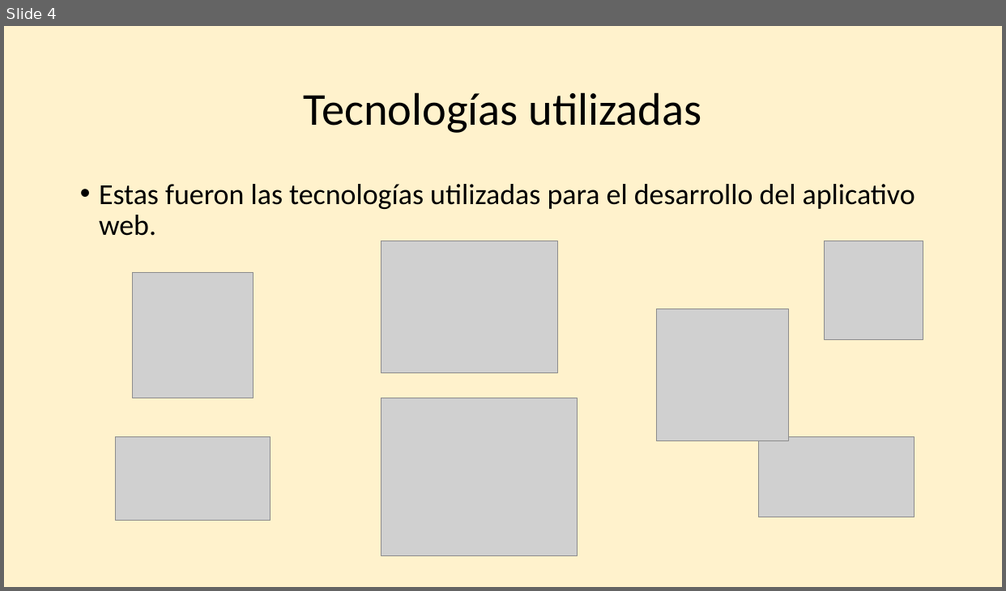
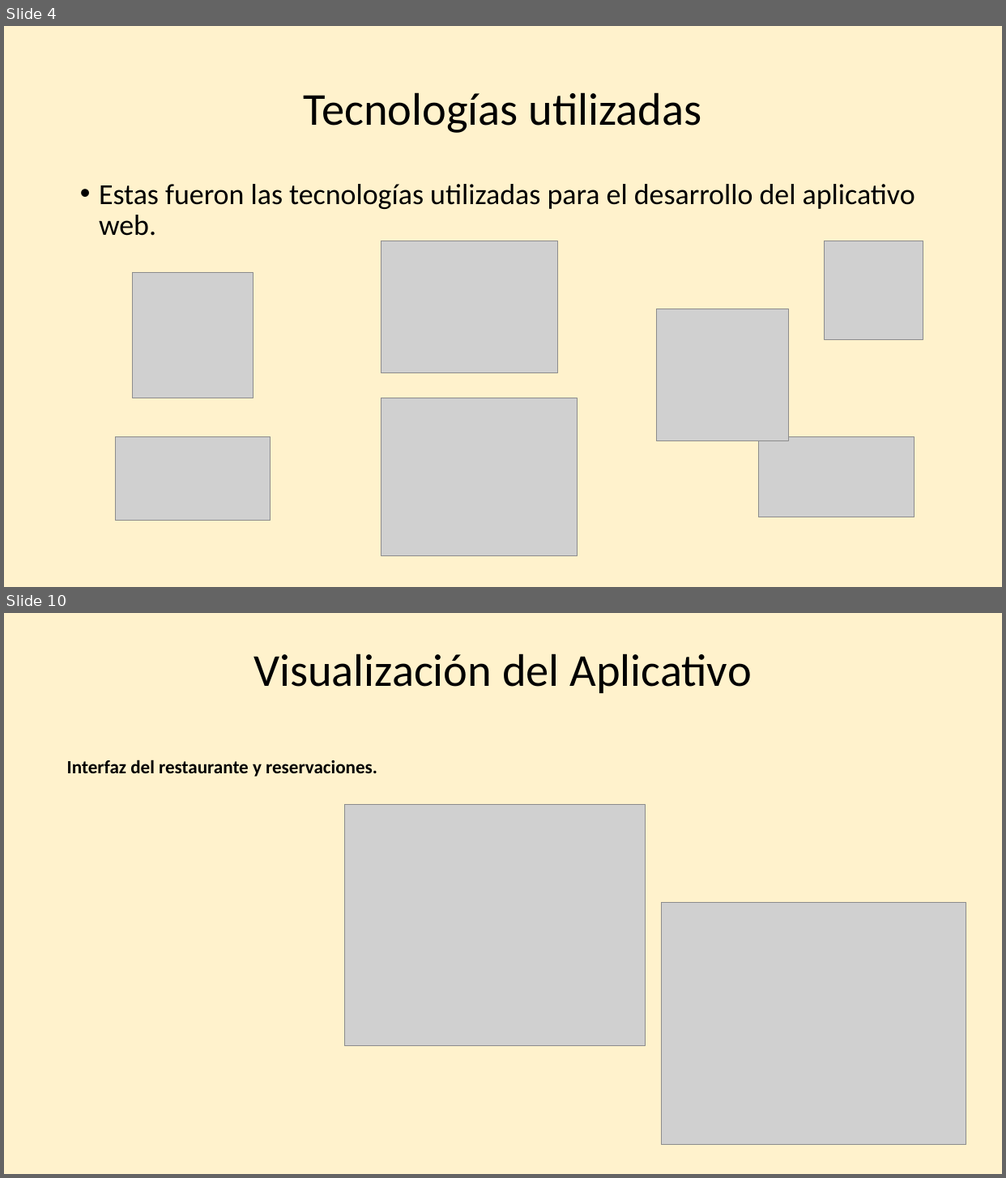
Before and after one commit to SoongCi/hoisu-docs, a slide deck: Capacitacion.pptx. Shown one above the other, each under a label of ours: slide 4 before the commit, slides 4 and 10 after it; the slides between them are not shown. The pictures are 1006x591 and 1006x1178 pixels, drawn with LibreOffice and Linux fonts; fonts in the diff are those of the drawing; grey boxes stand for pictures. Boxes give left, top, right and bottom in pixels: in the first picture for what was removed or moved away, otherwise in the second. Text is boxed around its words. In the diff, an @@ line names an element or a change of style, - is before the commit and + after.

```diff
--- a/Capacitacion.pptx
+++ b/Capacitacion.pptx
@@ slide 10 added at bbox=[4, 613, 1002, 1174], background #FFF2CC @@
@@ text added at bbox=[253, 653, 751, 693], 44 pt, text #000000 @@
+Visualización del Aplicativo
@@ text added at bbox=[67, 760, 377, 777], 18 pt, text #000000, bold @@
+Interfaz del restaurante y reservaciones.
@@ picture added at bbox=[345, 805, 645, 1046] @@
@@ picture added at bbox=[661, 903, 967, 1144] @@
```
Also in this commit, not shown: 7 slides changed, 1 other file.
